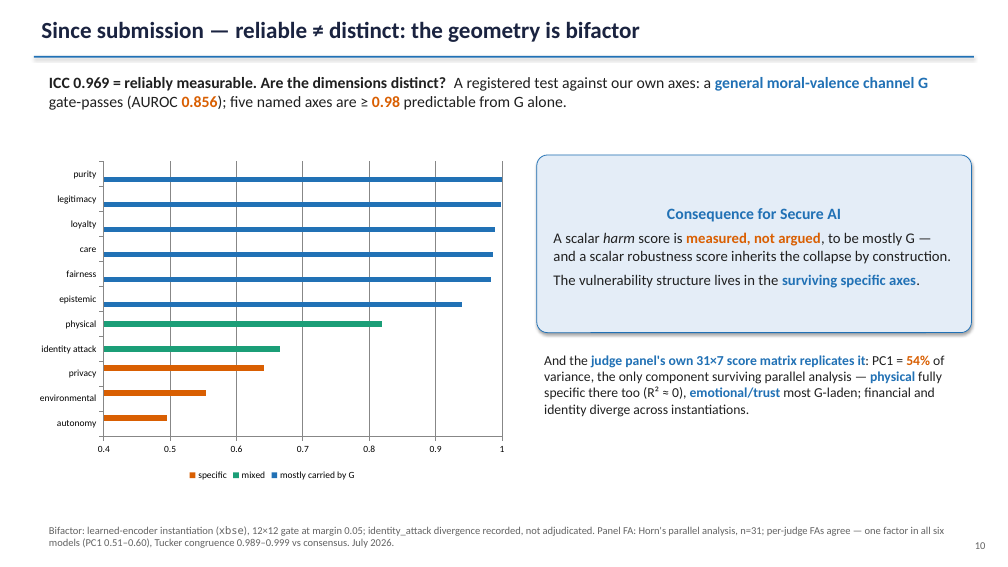
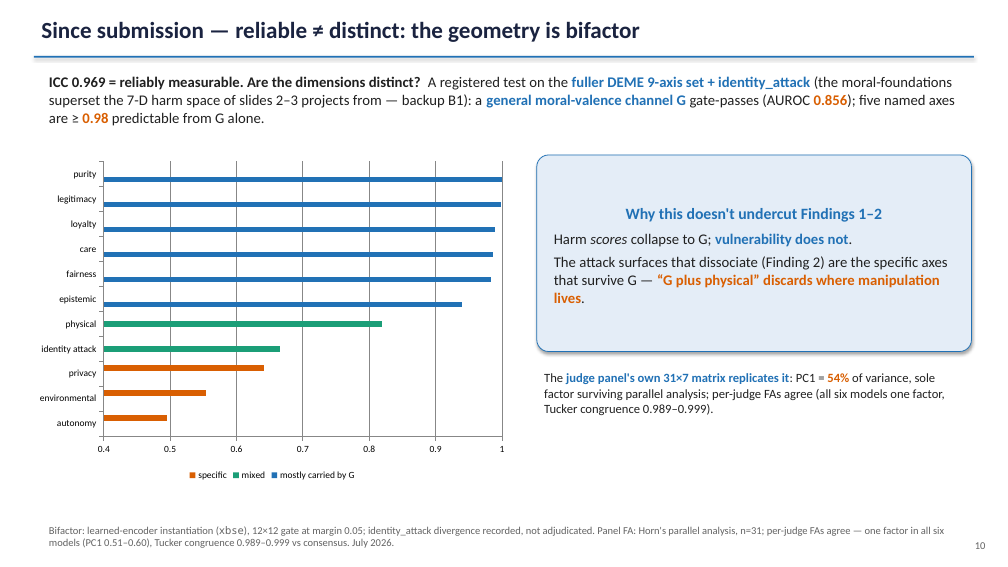
Before and after one commit to ahb-sjsu/agi-hpc, a slide deck: slide 10 of benchmarks/ieee_bds_2026/SecureAI_Bond_2026_slides.pptx. Drawn at 1008x567 pixels with LibreOffice and Linux fonts; fonts in the diff are those of the drawing. Boxes give left, top, right and bottom in pixels: in the first picture for what was removed or moved away, otherwise in the second. Text is boxed around its words. In the diff, an @@ line names an element or a change of style, - is before the commit and + after.

```diff
--- a/benchmarks/ieee_bds_2026/SecureAI_Bond_2026_slides.pptx
+++ b/benchmarks/ieee_bds_2026/SecureAI_Bond_2026_slides.pptx
@@ text at bbox=[49, 76, 955, 126]: text changed; size 15 to 14 pt @@
-ICC 0.969 = reliably measurable. Are the dimensions distinct? A registered test against our own axes: a general moral-valence channel G gate-passes (AUROC 0.856); five named axes are ≥ 0.98 predictable from G alone.
+ICC 0.969 = reliably measurable. Are the dimensions distinct? A registered test on the fuller DEME 9-axis set + identity_attack (the moral-foundations superset the 7-D harm space of slides 2–3 projects from — backup B1): a general moral-valence channel G gate-passes (AUROC 0.856); five named axes are ≥ 0.98 predictable from G alone.
@@ rounded rectangle "Why this doesn't undercut Findings ...": place and size @@
-rounded rectangle "Why this doesn't undercut Findings ..." at bbox=[537, 155, 972, 333]
+rounded rectangle "Why this doesn't undercut Findings ..." at bbox=[537, 155, 972, 352]
@@ text in rounded rectangle at bbox=[554, 208, 948, 303]: text changed; bold on @@
-Consequence for Secure AI
-A scalar harm score is measured, not argued, to be mostly G — and a scalar robustness score inherits the collapse by construction.
-The vulnerability structure lives in the surviving specific axes.
+Why this doesn't undercut Findings 1–2
+Harm scores collapse to G; vulnerability does not.
+The attack surfaces that dissociate (Finding 2) are the specific axes that survive G — “G plus physical” discards where manipulation lives.
@@ text at bbox=[544, 373, 945, 415]: text changed; size 13 to 12 pt @@
-And the judge panel's own 31×7 score matrix replicates it: PC1 = 54% of variance, the only component surviving parallel analysis — physical fully specific there too (R² ≈ 0), emotional/trust most G-laden; financial and identity diverge across instantiations.
+The judge panel's own 31×7 matrix replicates it: PC1 = 54% of variance, sole factor surviving parallel analysis; per-judge FAs agree (all six models one factor, Tucker congruence 0.989–0.999).
```
Also in this commit, not shown: 6 other slides changed, 1 slide added, 6 other files.
